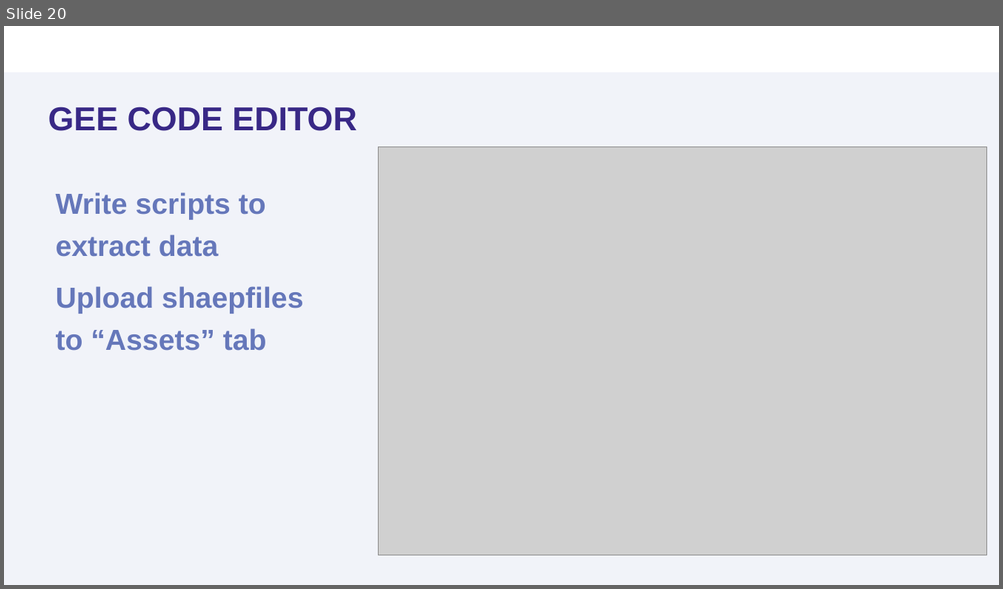
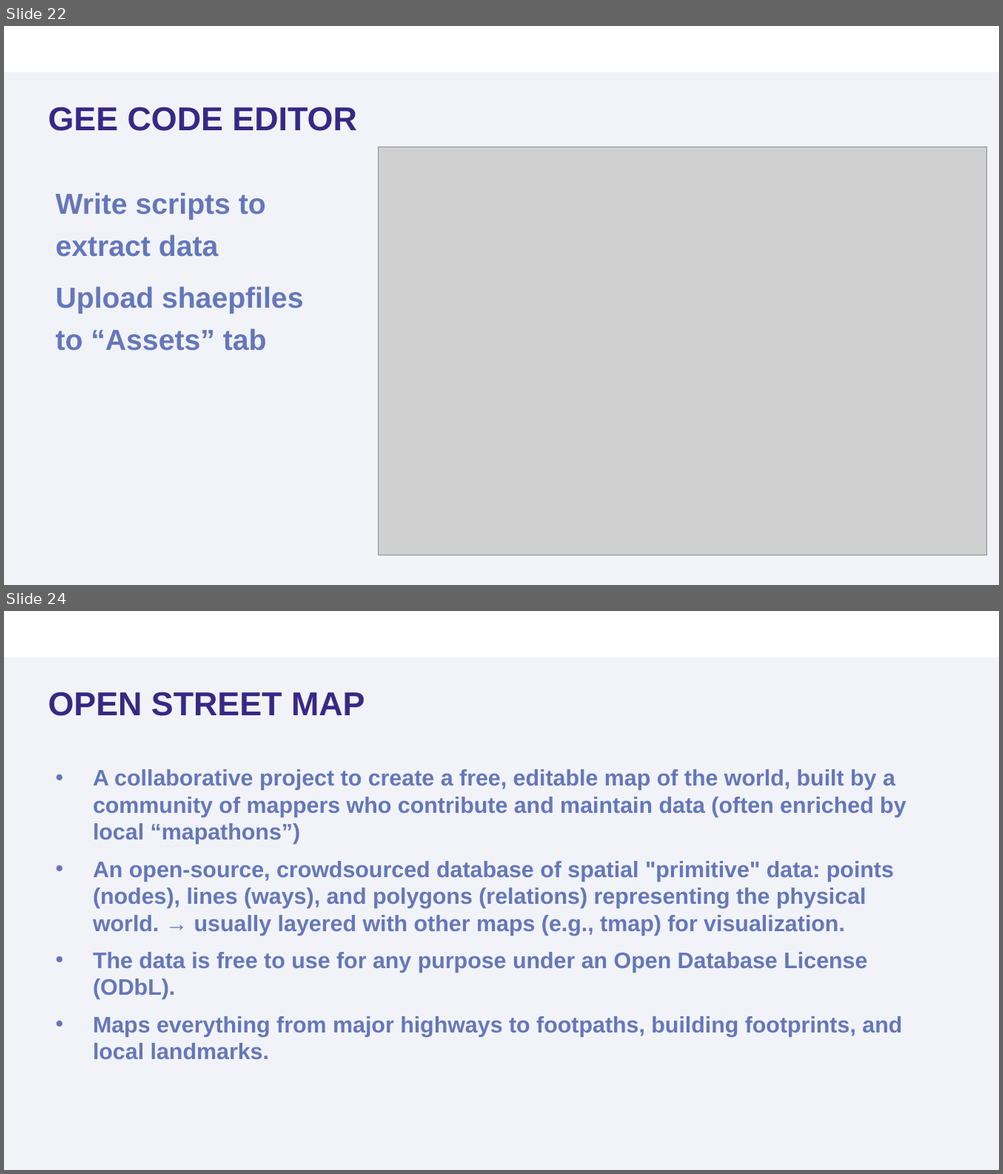
Before and after one commit to sooyoung1021/Module-5-Open-Source-Data, a slide deck: presentations/Module 5_Open Source Data.pptx. Shown one above the other, each under a label of ours: slide 20 before the commit, slides 22 and 24 after it; the slides between them are not shown. The pictures are 1003x589 and 1003x1174 pixels, drawn with LibreOffice and Linux fonts; fonts in the diff are those of the drawing; grey boxes stand for pictures; background and template pictures are left out. Boxes give left, top, right and bottom in pixels: in the first picture for what was removed or moved away, otherwise in the second. Text is boxed around its words. In the diff, an @@ line names an element or a change of style, - is before the commit and + after.

```diff
--- a/presentations/Module 5_Open Source Data.pptx
+++ b/presentations/Module 5_Open Source Data.pptx
@@ slide 24 added at (4, 611, 999, 1170), background #FFFFFF; not listed: 2 template elements that a slide beside it also shows @@
@@ title added at (48, 692, 365, 716), 32 pt, text #382886, bold @@
+OPEN STREET MAP
@@ text added at (93, 769, 905, 1059), 21.7 pt, text #6577BA, bold @@
+• A collaborative project to create a free, editable map of the world, built by a community of mappers who contribute and maintain data (often enriched by local “mapathons”)
+• An open-source, crowdsourced database of spatial "primitive" data: points (nodes), lines (ways), and polygons (relations) representing the physical world. → usually layered with other maps (e.g., tmap) for visualization.
+• The data is free to use for any purpose under an Open Database License (ODbL).
+• Maps everything from major highways to footpaths, building footprints, and local landmarks.
@@ what was slide 20 is now slide 22 @@
```
Also in this commit, not shown: 9 slides changed, 11 other slides added, 4 slides removed, 1 other file.
